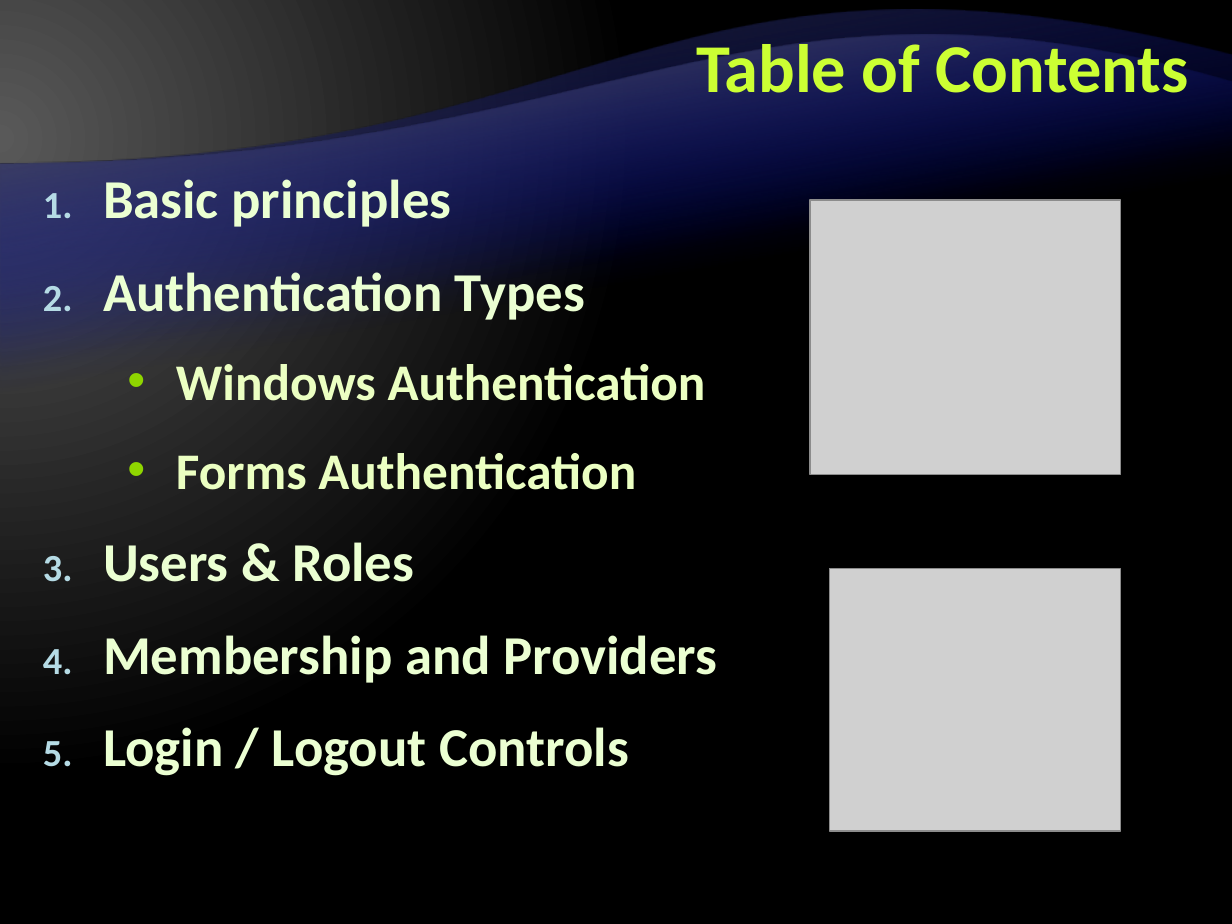
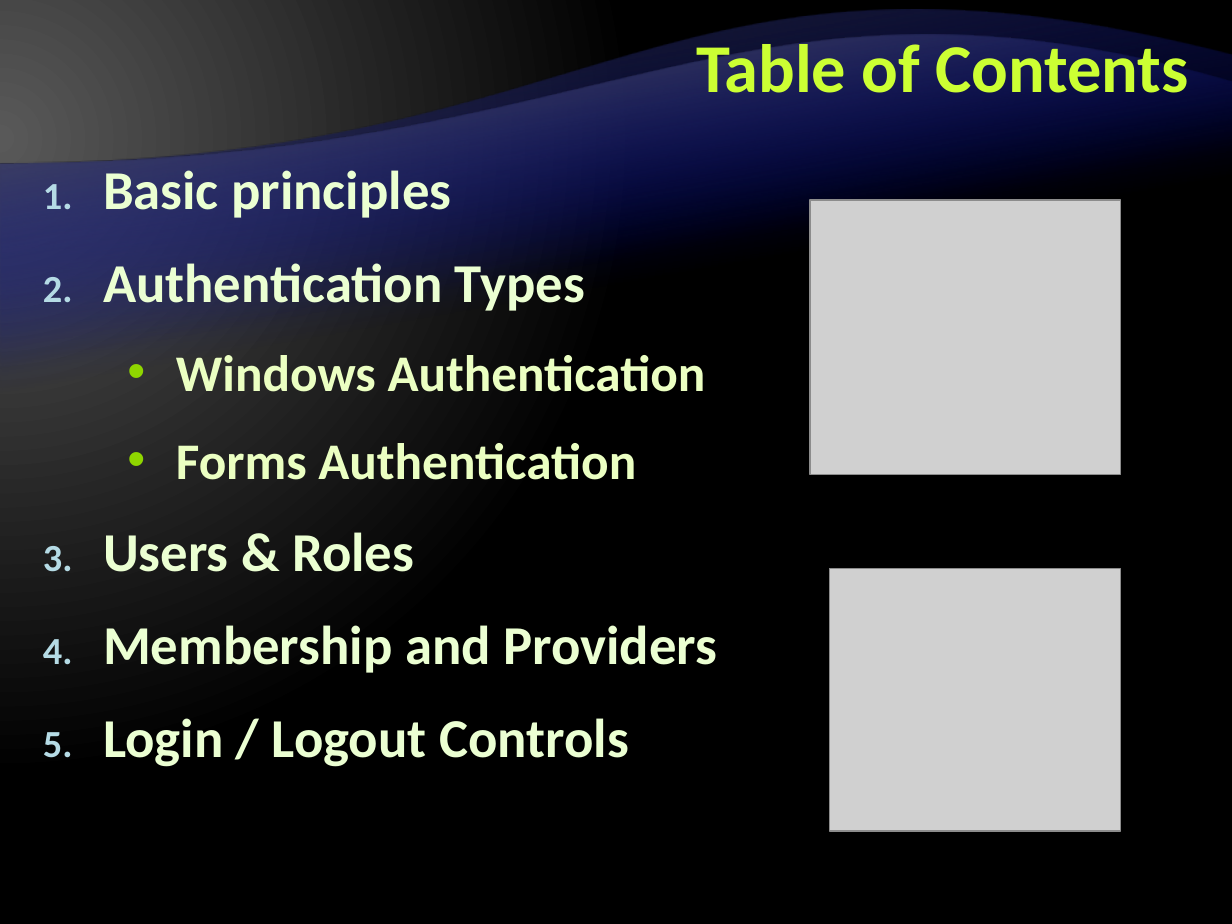
Before and after one commit to Graveheart/aspnetcourse, a slide deck: slide 2 of 2010/lectures/12. ASP.NET-Authentication-and-Authorization.pptx. Drawn at 1232x924 pixels with LibreOffice and Linux fonts; fonts in the diff are those of the drawing; grey boxes stand for pictures; background and template pictures are left out. Boxes give left, top, right and bottom in pixels: in the first picture for what was removed or moved away, otherwise in the second. Text is boxed around its words. In the diff, an @@ line names an element or a change of style, - is before the commit and + after.

```diff
--- a/2010/lectures/12. ASP.NET-Authentication-and-Authorization.pptx
+++ b/2010/lectures/12. ASP.NET-Authentication-and-Authorization.pptx
@@ text "Basic principles": place and size @@
-text "Basic principles" at [103, 179, 717, 776]
+text "Basic principles" at [103, 170, 717, 767]
```
Also in this commit, not shown: 16 other slides changed, 1 slide added.
